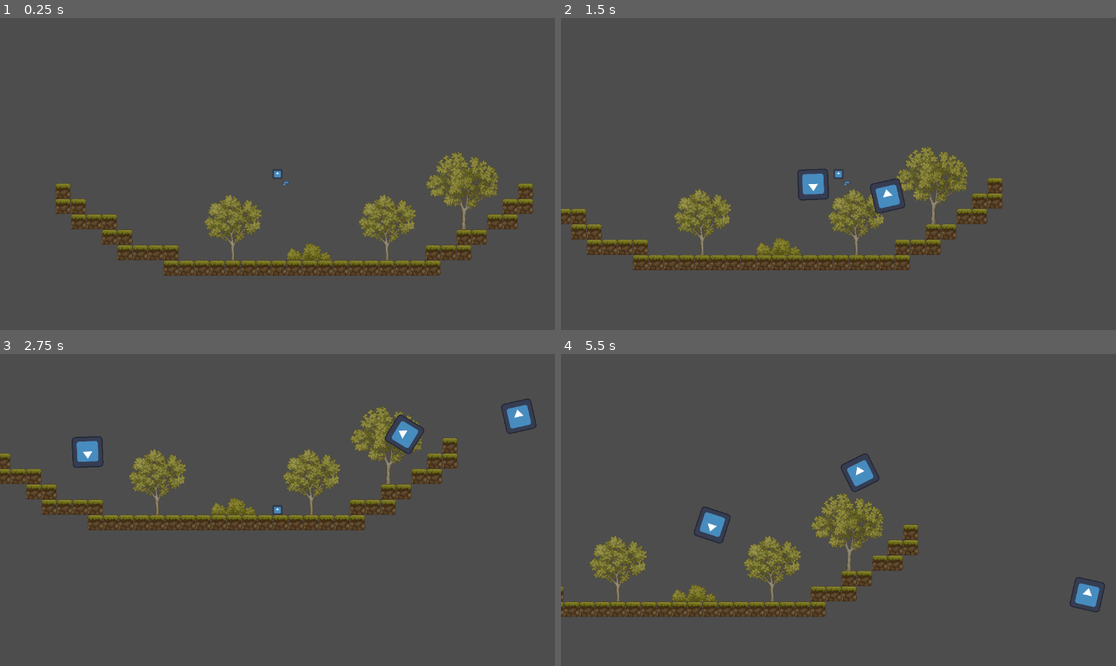
Above: before the commit, frames 1-4 (two rows, left to right).
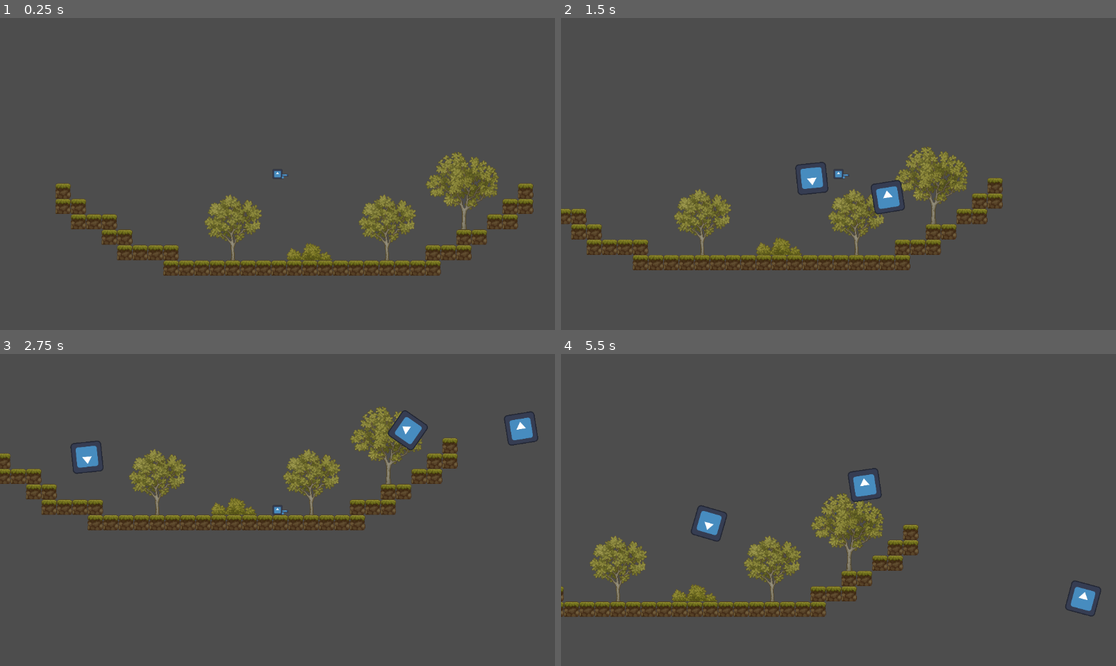
Above: after the commit, the same moments.

Repository: mathkimchi/PeddieHacks2025
Game: Godot game, scene res://Scenes/test_world.tscn
The game is run twice, just before and just after one commit, with the same random seed, the same clock (stepped at 60 frames per second) and the same inputs. Before the commit the project starts from res://Scenes/world.tscn. The engine's default icon, where the game draws it, is replaced by a stand-in: a white triangle on a blue panel in a dark square.
Inputs (mouse positions are in pixels of both pictures, inside the frame that each line leads up to):
- Up to frame 1 (0.25 s): no input
- Up to frame 2 (1.5 s): move the mouse to (960, 158) at 0.52 s; press the mouse at (960, 158) at 0.53 s; hold D (ui_right) from 0.53 s (still down); tap W (ui_up) at 0.77 s; move the mouse to (727, 189) at 1.27 s; release the mouse at (727, 189) at 1.28 s; click (727, 189) at 1.35 s
- Up to frame 3 (2.75 s): tap W (ui_up) at 1.52 s; move the mouse to (333, 441) at 2.02 s; release D (ui_right) at 2.03 s; press the mouse at (333, 441) at 2.03 s; hold A (ui_left) from 2.03 s (still down)
- Up to frame 4 (5.5 s): move the mouse to (810, 572) at 2.77 s; release A (ui_left) at 2.78 s; release the mouse at (810, 572) at 2.78 s; hold D (ui_right) 2.78-4.28 s; click (810, 572) at 2.85 s; tap W (ui_up) at 3.02, 3.77, 4.52 s; move the mouse to (1005, 556) at 3.52 s; press the mouse at (1005, 556) at 3.53 s; move the mouse to (672, 463) at 4.27 s; release the mouse at (672, 463) at 4.28 s; hold A (ui_left) 4.28-5.03 s; click (672, 463) at 4.35 s; move the mouse to (866, 510) at 5.02 s; press the mouse at (866, 510) at 5.03 s; hold D (ui_right) from 5.03 s (still down)

The runs differ from the first frame. In frame 1, less than 0.1% of the frame differs, in the area x 50-53%, y 50-54%; in frame 2, 0.5%; in frame 3, 1.1%, in the area x 12-97%, y 14-52%; in frame 4, 1.0%.

Commit message:
small visual changes and set up a scene that will serves as a tutorial

Diff:
--- a/Scenes/player/player.tscn
+++ b/Scenes/player/player.tscn
@@ -17,6 +17,6 @@
 shape = SubResource("RectangleShape2D_cvnsp")
 
 [node name="PoopGun" parent="." instance=ExtResource("3_mxepk")]
-position = Vector2(14, 22)
+position = Vector2(11, 7)
 
 [node name="MainCam" type="Camera2D" parent="."]
--- a/Scenes/poopGun/poop_gun.gd
+++ b/Scenes/poopGun/poop_gun.gd
@@ -5,7 +5,7 @@
 func shoot(event):
 	bullet = poopBullet.instantiate() # just assignment
 	# add the bullet under the world instead of player to not be relative to player position
-	get_node("/root/World").add_child(bullet)
+	get_node("/root/World").add_child(bullet) #NOTE only works if node for the level is called "World"
 
 	# make bullet shoot from the gun location and in the direction of mouse point from player
 	bullet.global_position = self.global_position
--- /dev/null
+++ b/Scenes/tutorial_World.tscn
@@ -0,0 +1,19 @@
+[gd_scene load_steps=4 format=4 uid="uid://bcvgeyh0qddc1"]
+
+[ext_resource type="PackedScene" uid="uid://l7r7487qly7a" path="res://Scenes/player/player.tscn" id="1_7ysj8"]
+[ext_resource type="TileSet" uid="uid://dj7hgi2dqn0k4" path="res://Assets/Tilesets/Ground_Tileset.tres" id="2_a5lnj"]
+[ext_resource type="TileSet" uid="uid://btlysacor72at" path="res://Assets/Tilesets/Props_Tileset.tres" id="3_bou62"]
+
+[node name="World" type="Node2D"]
+
+[node name="Player" parent="." instance=ExtResource("1_7ysj8")]
+jump = 200
+
+[node name="TileMap" type="Node2D" parent="."]
+
+[node name="Ground" type="TileMapLayer" parent="TileMap"]
+tile_map_data = PackedByteArray("AAD8/wIAAQAEAAMAAAD9/wIAAQAEAAMAAAD+/wIAAQAEAAMAAAD//wIAAQAEAAMAAAAAAAIAAQAEAAMAAAABAAIAAQAEAAMAAAACAAIAAQAEAAMAAAADAAIAAQAEAAMAAAAEAAIAAQAEAAMAAAAFAAIAAQAEAAMAAAA=")
+tile_set = ExtResource("2_a5lnj")
+
+[node name="Props" type="TileMapLayer" parent="TileMap"]
+tile_set = ExtResource("3_bou62")
Not shown: 1 places in Scenes/test_world.tscn that only renumber resources
